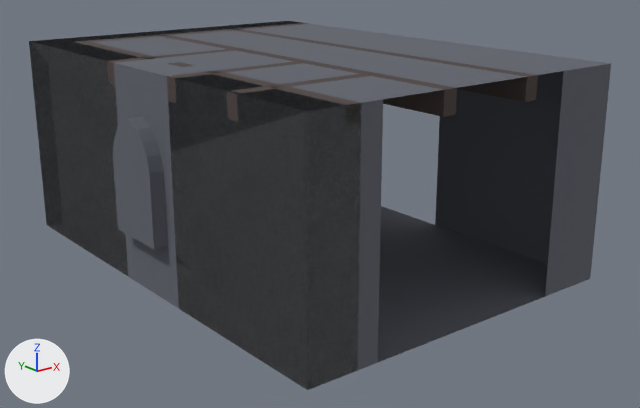
Before and after pictures for a commit that changed the Blender file DungeonGame/res/level/room/level1/study_alcove/study_alcove.blend.
Before and after are seen from a 50 mm camera at (-5.15, -13.65, 4.7) aimed at (2.59, -3.97, 0.82). Every picture has the same lights, and +X, +Y and +Z are marked at lower left.

The first picture shows 'CeilingBars', 'Shelves Collider', 'Walls'.
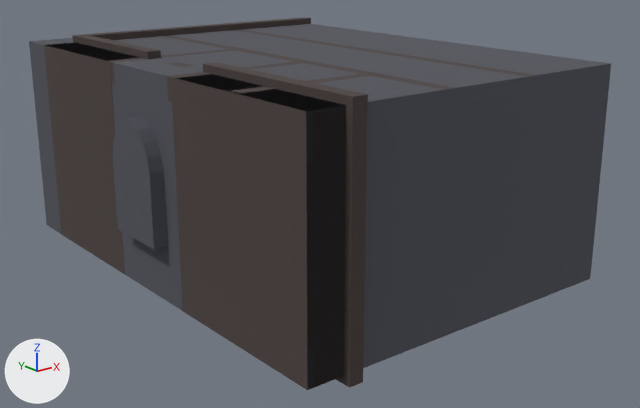
The change, as a list of edits to the scene's bpy script:
```text
Add img_study_alcove_diffuse_png:
    img_study_alcove_diffuse_png = load_image('study_alcove_diffuse.png', 'study_alcove_diffuse.png', 64, 64, 'sRGB')
Add mat_material:
    mat_material = principled_material('Material')
    mat_material.texture = img_study_alcove_diffuse_png
    mat_material.roughness = 1.0
Change me_cube:
    where me_cube.from_pydata(...)  # 38 vertices, 21 faces; spans x -0.2..5.0, y -7.0..0.0, z 0.0..3.0
    used by ob_walls; location = (0.0, 0.0, 0.0)
    remove me_cube.materials.append(mat_material_001)  # grey #62656f
    me_cube part 1: texture (UV) coordinates of 21 of 21 faces, centred in x -0.2..5.0, y -7.0..0.0, z 0.0..3.0, changed; they spanned u 0.12..0.88, v 0.0..1.0 and now span u 0.03..0.19, v 0.29..0.45
    add me_cube.materials.append(mat_material)  # picture img_study_alcove_diffuse_png
Change me_cube_005:
    where me_cube_005.from_pydata(...)  # 88 vertices, 68 faces; spans x 1.6..3.0, y -7.0..-0.5, z -5.0..0.0
    remove me_cube_005.materials.append(mat_material_003)  # dark grey #4c4240
    add me_cube_005.materials.append(mat_material)  # picture img_study_alcove_diffuse_png
Change me_cube_014:
    where me_cube_014.from_pydata(...)  # 13266 vertices, 11164 faces; spans x -0.8..4.2, y -7.1..0.0, z -0.1..3.1
    used by ob_shelves; location = (0.8, 0.0, 0.0)
    remove me_cube_014.materials.append(mat_material_007)  # picture img_bookshelf_diffuse_png_003
    me_cube_014 part 2: texture (UV) coordinates of 11164 of 11164 faces, centred in x -0.8..4.2, y -7.1..0.0, z -0.1..3.1, changed; they spanned u 0.16..0.93, v 0.07..0.91 and now span u 0.07..0.91, v 0.55..0.94
    add me_cube_014.materials.append(mat_material)  # picture img_study_alcove_diffuse_png
Change ob_shelves_collider:
    add ob_shelves_collider.hide_set(True)  # its collection is switched off
Change ob_doorwaycover1:
    remove ob_doorwaycover1.hide_set(True)  # its collection is switched off
Change ob_shelves:
    remove ob_shelves.hide_set(True)  # its collection is switched off
```

Location of each change, [x1, y1, x2, y2] in pixels of the pictures (640 x 408 px):
'Walls', recoloured, surface changed
    both: [29, 21, 607, 390]
'Shelves', shown (black)
    after: [44, 17, 368, 390]
'DoorwayCover1', shown (black)
    after: [378, 71, 564, 362]
'Shelves Collider', hidden
    before: [29, 21, 361, 390]
part 1 of me_cube, surface changed
    before: [29, 21, 611, 390]
    after: [29, 24, 611, 389]
